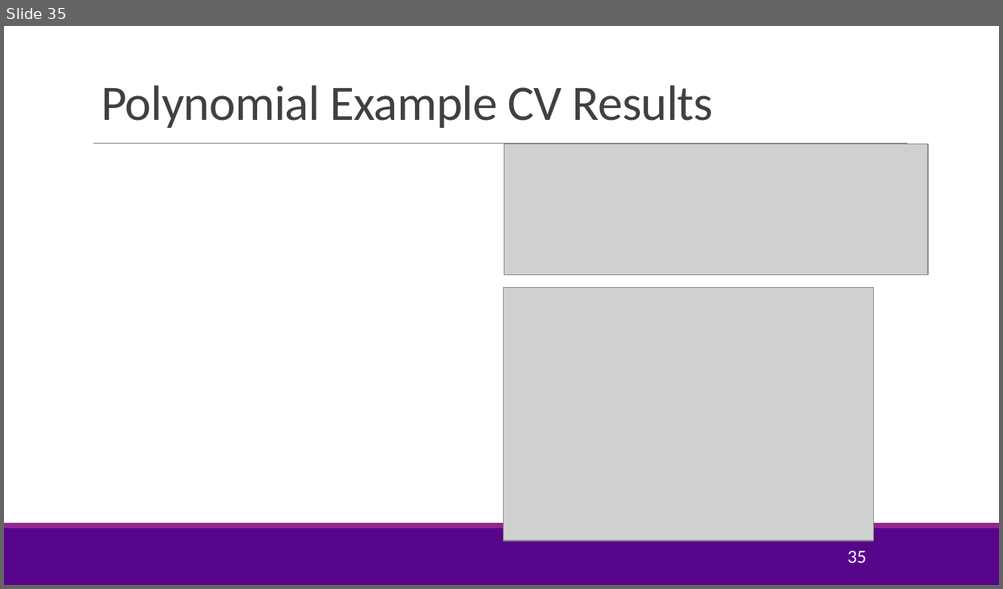
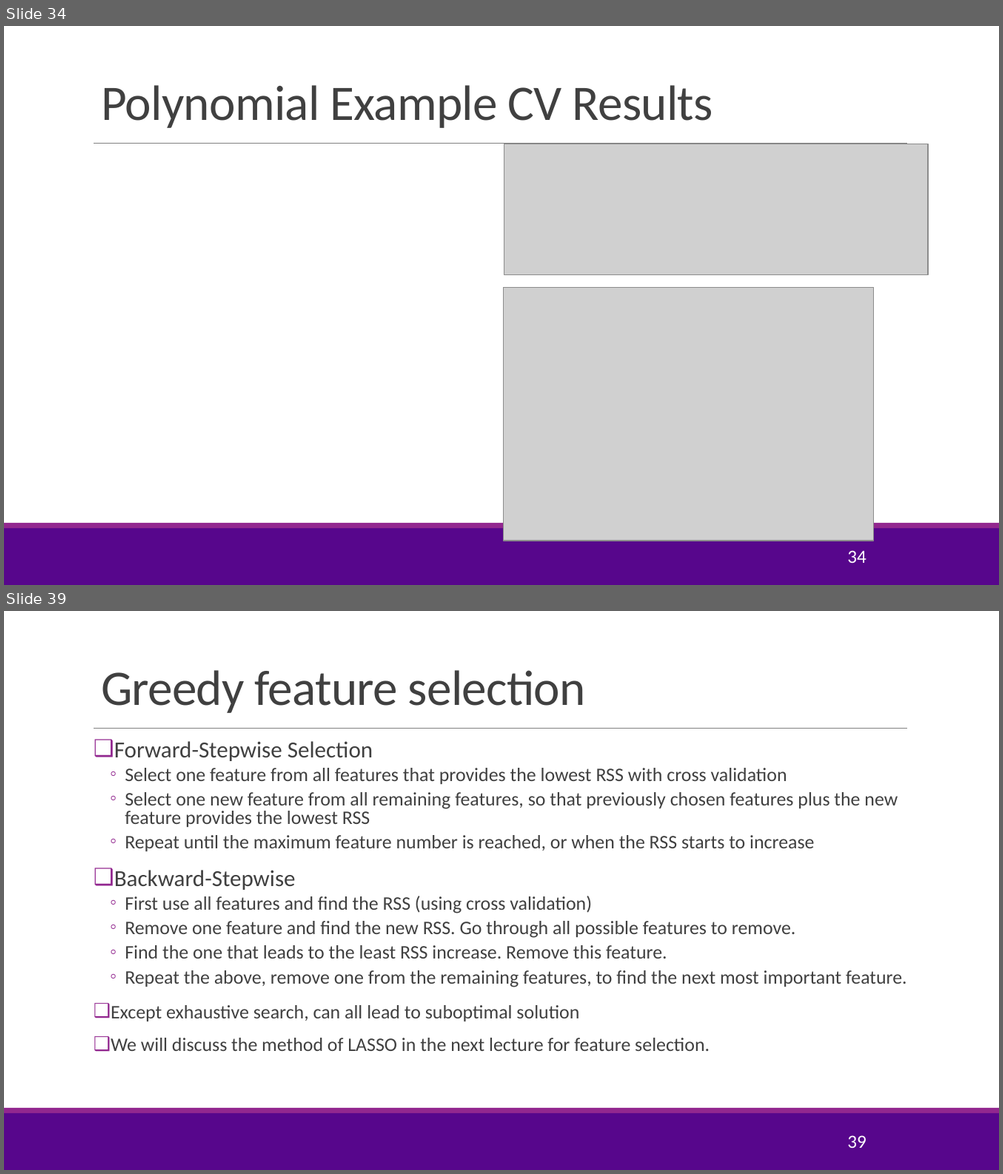
Before and after one commit to joshzzl/introml, a slide deck: lectures/Lect04_ModelSelection.pptx. Shown one above the other, each under a label of ours: slide 35 before the commit, slides 34 and 39 after it; the slides between them are not shown. The pictures are 1003x589 and 1003x1174 pixels, drawn with LibreOffice and Linux fonts; fonts in the diff are those of the drawing; grey boxes stand for pictures; background and template pictures are left out. Boxes give left, top, right and bottom in pixels: in the first picture for what was removed or moved away, otherwise in the second. Text is boxed around its words. In the diff, an @@ line names an element or a change of style, - is before the commit and + after.

Commit message:
Modified the way the bias-variance tradeoff is presented somewhat. Also added a few slides about feature selection. This is necessary since Lab is actually for feature selection.

```diff
--- a/lectures/Lect04_ModelSelection.pptx
+++ b/lectures/Lect04_ModelSelection.pptx
@@ slide 39 added at (4, 611, 999, 1170), background #FFFFFF; not listed: 3 template elements that a slide beside it also shows @@
@@ title added at (101, 670, 586, 713), 48 pt, text #404040 @@
+Greedy feature selection
@@ text added at (111, 741, 907, 1051), 18.5 pt, text #404040 @@
+❑ Forward-Stepwise Selection
+  ◦ Select one feature from all features that provides the lowest RSS with cross validation
+  ◦ Select one new feature from all remaining features, so that previously chosen features plus the new feature provides the lowest RSS
+  ◦ Repeat until the maximum feature number is reached, or when the RSS starts to increase
+❑ Backward-Stepwise
+  ◦ First use all features and find the RSS (using cross validation)
+  ◦ Remove one feature and find the new RSS. Go through all possible features to remove.
+  ◦ Find the one that leads to the least RSS increase. Remove this feature.
+  ◦ Repeat the above, remove one from the remaining features, to find the next most important feature.
+❑ Except exhaustive search, can all lead to suboptimal solution
+❑ We will discuss the method of LASSO in the next lecture for feature selection.
@@ page number added at (847, 1136, 866, 1148), 18 pt, text #FFFFFF @@
+39
@@ what was slide 35 is now slide 34 @@
@@ page number at (847, 551, 866, 563): text changed @@
-35
+34
```
Also in this commit, not shown: 10 slides changed, 5 other slides added, 1 slide removed, 1 other file.
